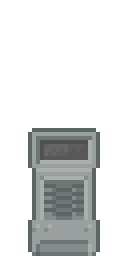
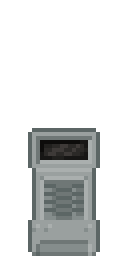
The second 128 × 256 image is a revision of the first. Changes to its layers:
hid group "DoorH_1" (12 layers) over box(40, 140, 88, 160)
added group "doorV_1 open" with 9 layers over box(40, 140, 88, 160)
added layer "bk copy" in group "doorV_1 open" over box(40, 140, 88, 160)
renamed "door_v_open copy" to "door_v_open", showed it, moved it into group "doorV_1 open" over box(40, 140, 88, 160)
